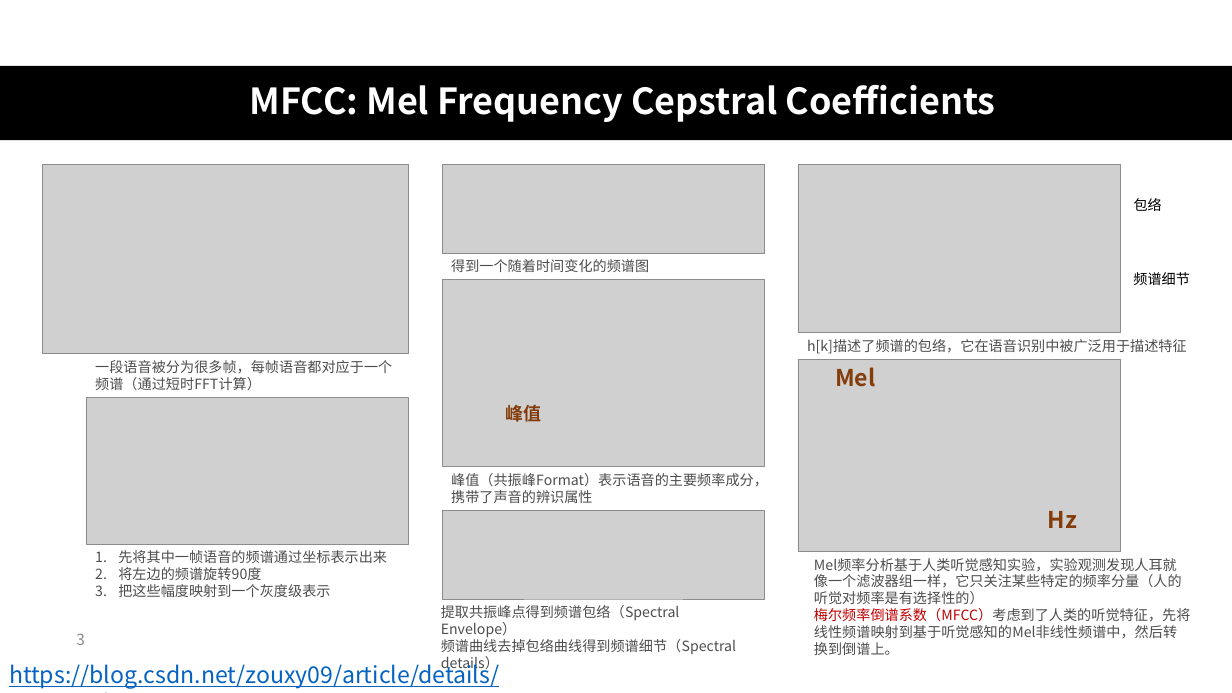
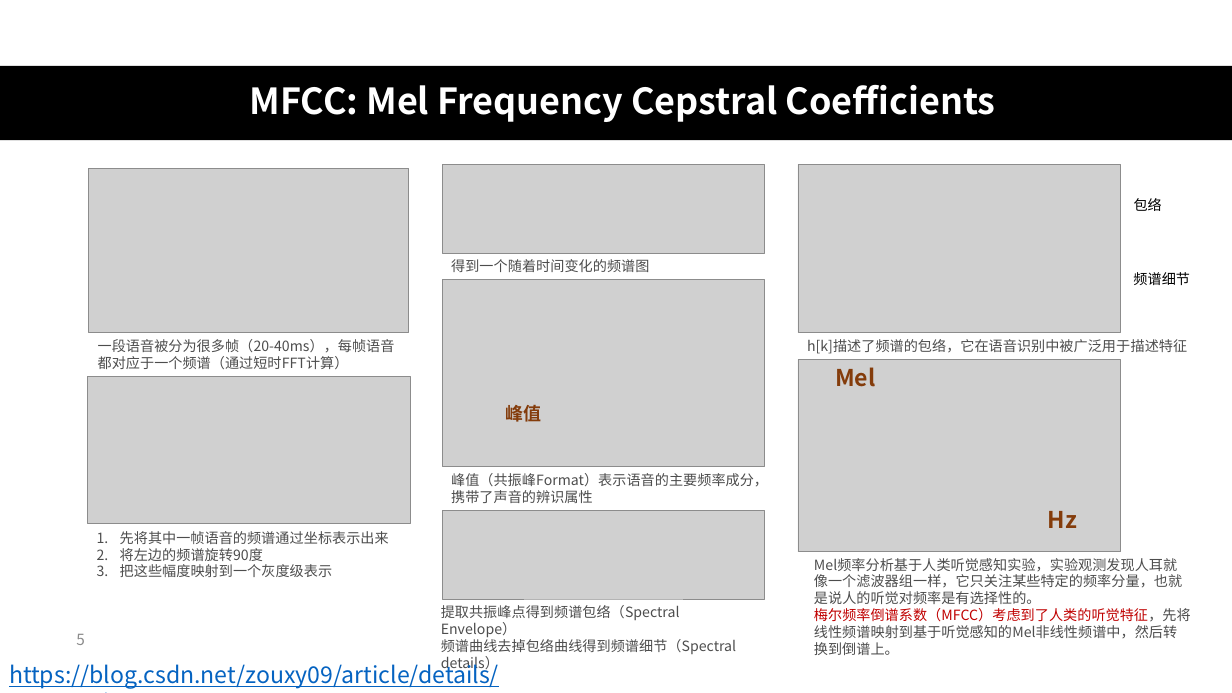
Before and after one commit to CrescentIvy/CPSS, a slide deck: slide 5 of xinwei zhao.pptx (slide 3 before the commit). Drawn at 1232x693 pixels with LibreOffice and Linux fonts; fonts in the diff are those of the drawing; grey boxes stand for pictures. Boxes give left, top, right and bottom in pixels: in the first picture for what was removed or moved away, otherwise in the second. Text is boxed around its words. In the diff, an @@ line names an element or a change of style, - is before the commit and + after.

```diff
--- a/xinwei zhao.pptx
+++ b/xinwei zhao.pptx
@@ picture: place and size @@
-picture at box(43, 165, 409, 353)
+picture at box(89, 168, 409, 333)
@@ text at box(98, 339, 395, 369): text changed @@
-一段语音被分为很多帧，每帧语音都对应于一个频谱（通过短时FFT计算）
+一段语音被分为很多帧（20-40ms），每帧语音都对应于一个频谱（通过短时FFT计算）
@@ picture: place and size @@
-picture at box(86, 397, 409, 544)
+picture at box(88, 376, 410, 523)
@@ text "先将其中一帧语音的频谱通过坐标表示出来": place and size @@
-text "先将其中一帧语音的频谱通过坐标表示出来" at box(118, 550, 387, 597)
+text "先将其中一帧语音的频谱通过坐标表示出来" at box(120, 531, 389, 577)
@@ text at box(814, 558, 1182, 604): text changed @@
-Mel频率分析基于人类听觉感知实验，实验观测发现人耳就像一个滤波器组一样，它只关注某些特定的频率分量（人的听觉对频率是有选择性的）
+Mel频率分析基于人类听觉感知实验，实验观测发现人耳就像一个滤波器组一样，它只关注某些特定的频率分量，也就是说人的听觉对频率是有选择性的。
@@ text at box(814, 608, 1191, 655): text colour #4D4D4D to #C00000 in "梅尔频率倒谱系数（MFCC）考虑到了人类的听觉特征，先将线性频谱映射到基于听觉感知的Mel非线性频谱中，然后转换到倒谱上 ..." @@
@@ page number at box(76, 634, 85, 645): text changed @@
-3
+5
```
Also in this commit, not shown: 11 other slides changed, 5 slides added, 4 slides removed, 1 other file.
